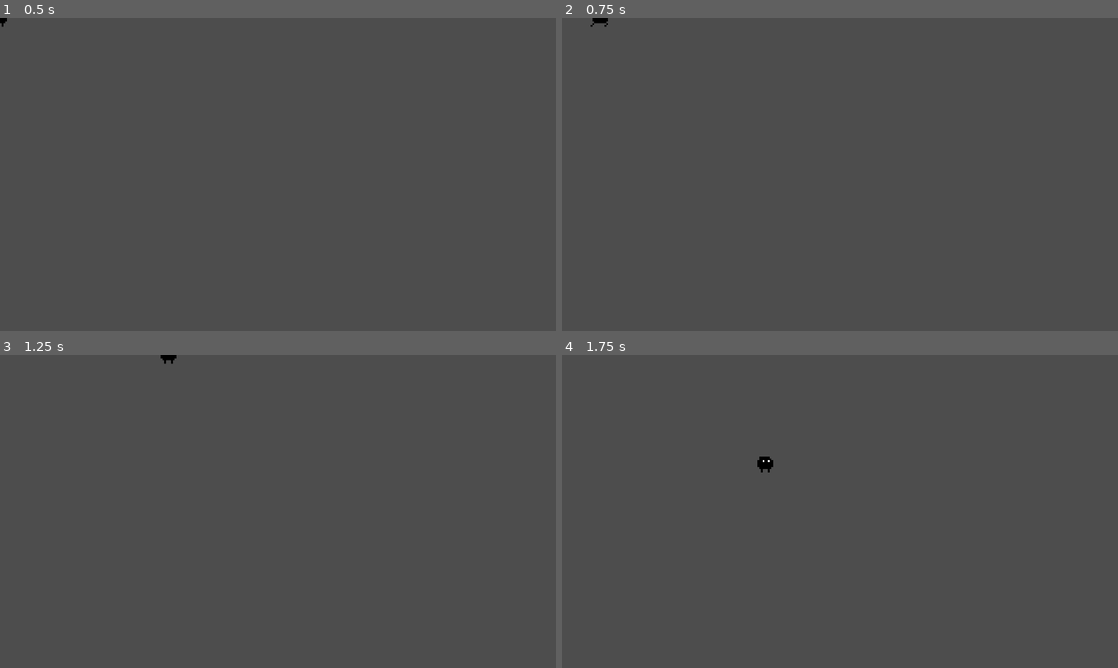
Above: before the commit, frames 1-4 (two rows, left to right).
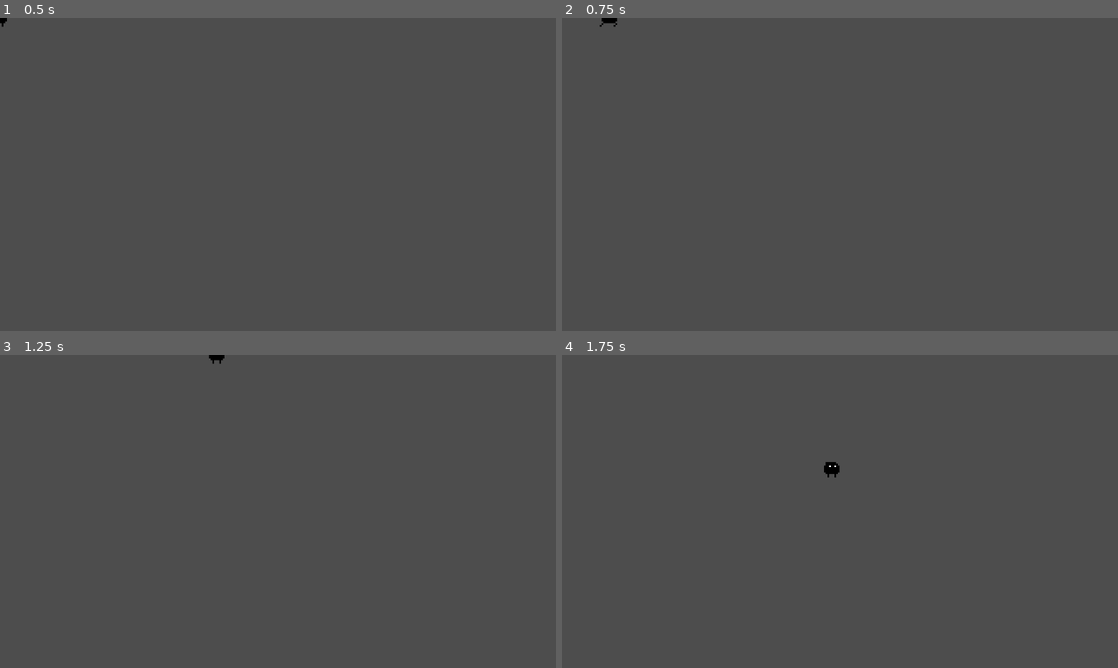
Above: after the commit, the same moments.

Repository: OAVideoGameDevelopment/Phoenix
Game: Godot game, scene res://Main.tscn
Two runs of this game, one before a commit and one after it. Both use one fixed random seed, a clock stepped at 60 frames per second and the inputs below.
Inputs:
- Up to frame 1 (0.5 s): no input
- Up to frame 2 (0.75 s): tap Enter at 0.5 s; hold D (move_right) from 0.53 s (still down); hold Shift (sprint, bound only after the commit) from 0.53 s (still down); tap Q (ability1, bound only after the commit) at 0.6 s
- Up to frame 3 (1.25 s): keep holding D (move_right); keep holding Shift (sprint, bound only after the commit)
- Up to frame 4 (1.75 s): release D (move_right) at 1.28 s; release Shift (sprint, bound only after the commit) at 1.28 s; hold S (move_down) from 1.28 s (still down); tap Shift (sprint, bound only after the commit) at 1.35 s; tap Q (ability1, bound only after the commit) at 1.55 s

Frame 1 is identical in both runs. In frame 2, less than 0.1% of the frame differs, in the area x 5-10%, y 0-3%; in frame 3, 0.1%; in frame 4, 0.2%, in the area x 35-50%, y 32-40%.

Commit message:
Completed Ability Frameworks
Sprint + Sample ability added
They can level up!

Diff:
--- /dev/null
+++ b/Ability/OtherAbilities/practice_ability.gd
@@ -0,0 +1,13 @@
+extends AbilityLogic
+
+func use(user):
+	print(data.name + " has started.")
+	data.add_exp(50)
+	pass
+
+func stop_use(user):
+	print(data.name+" has stopped.")
+	pass
+
+func while_use(user, delta: float):
+	pass
--- /dev/null
+++ b/Ability/OtherAbilities/practice_ability.tres
@@ -0,0 +1,15 @@
+[gd_resource type="Resource" load_steps=4 format=3 uid="uid://c4sd6smpa721x"]
+
+[ext_resource type="Script" uid="uid://cdrbhji2r6eti" path="res://Ability/ability.gd" id="1_70usm"]
+[ext_resource type="Script" uid="uid://ckychlwohd8nf" path="res://Ability/OtherAbilities/practice_ability.gd" id="1_i4u7c"]
+
+[sub_resource type="Resource" id="Resource_itdyd"]
+script = ExtResource("1_70usm")
+name = "Practice Ability"
+base_damage = 1000.0
+metadata/_custom_type_script = "uid://cdrbhji2r6eti"
+
+[resource]
+script = ExtResource("1_i4u7c")
+data = SubResource("Resource_itdyd")
+metadata/_custom_type_script = "uid://c14dw11f4rkhi"
--- a/Ability/OtherAbilities/sprint_ability.gd
+++ b/Ability/OtherAbilities/sprint_ability.gd
@@ -1,13 +1,11 @@
 extends AbilityLogic
 
 func use(user):
-	#if (ability_active == false): return
-	#ability_active = true
-	user.speed_multiplier = 1.5 + (data.level * 0.1)
+	print("started sprinting")
 
-func while_use(user):
-	data.add_exp(1)
+func while_use(user, delta):
+	data.add_exp(20 * delta)
 
 func stop_use(user):
-	#ability_active = false
-	user.speed_multiplier = 1
+	print("stopped sprinting")
+	pass
--- /dev/null
+++ b/Ability/OtherAbilities/sprint_ability.tres
@@ -0,0 +1,14 @@
+[gd_resource type="Resource" load_steps=4 format=3 uid="uid://wwa6n3kvae7i"]
+
+[ext_resource type="Script" uid="uid://cdrbhji2r6eti" path="res://Ability/ability.gd" id="1_80pgq"]
+[ext_resource type="Script" uid="uid://bym661bu8r72n" path="res://Ability/OtherAbilities/sprint_ability.gd" id="2_0q0tn"]
+
+[sub_resource type="Resource" id="Resource_t24na"]
+script = ExtResource("1_80pgq")
+name = "Sprint"
+metadata/_custom_type_script = "uid://cdrbhji2r6eti"
+
+[resource]
+script = ExtResource("2_0q0tn")
+data = SubResource("Resource_t24na")
+metadata/_custom_type_script = "uid://c14dw11f4rkhi"
--- a/Ability/ability.gd
+++ b/Ability/ability.gd
@@ -26,6 +26,7 @@
 		exp -= exp_to_level
 		level += 1
 		exp_to_level = level * exp_scaling
+		print(name+" has leveled up to Level "+str(level))
 
 
 # Called when the node enters the scene tree for the first time.
--- a/Ability/ability_logic.gd
+++ b/Ability/ability_logic.gd
@@ -1,4 +1,4 @@
-extends Node
+extends Resource
 class_name AbilityLogic
 
 @export var data: AbilityData
--- a/Base/character_stats.gd
+++ /dev/null
@@ -1,8 +0,0 @@
-extends Resource
-class_name CharacterStats
-
-@export var max_health := 100
-@export var max_stamina := 100 # lowkey don't know if we're using stamin or not :sob:
-@export var attack_power := 10
-@export var defense := 2
-@export var speed := 200
--- a/Base/stats_logic.gd
+++ /dev/null
@@ -1,19 +0,0 @@
-extends Node
-@export var data : CharacterStats
-var health := 0
-var stamina := 0
-var speed := 0
-
-# Called when the node enters the scene tree for the first time.
-func _ready() -> void:
-	health = data.max_health
-	speed = data.speed
-	stamina = data.max_stamina
-
-func take_damage(amount):
-	health -= amount
-	if health <= 0:
-		die()
-
-func die():
-	get_parent().queue_free()
--- a/Player/Player.tscn
+++ b/Player/Player.tscn
@@ -6,10 +6,10 @@
 [ext_resource type="Resource" uid="uid://dvyc820lqfjrx" path="res://Player/DefaultPlayerCharacter.tres" id="3_vcj7w"]
 [ext_resource type="Texture2D" uid="uid://cjooboer2dbvg" path="res://Player/test_attack-Sheet.png" id="6_1m13p"]
 [ext_resource type="Script" uid="uid://c2e8n7ejelcjv" path="res://Player/player_movement.gd" id="8_ip4se"]
-[ext_resource type="Script" uid="uid://dok7riwyll54e" path="res://Base/stats_logic.gd" id="8_s1rgi"]
+[ext_resource type="Resource" uid="uid://wwa6n3kvae7i" path="res://Ability/OtherAbilities/sprint_ability.tres" id="8_p7tob"]
 [ext_resource type="Script" uid="uid://b1ogharj5fnex" path="res://Player/player_default.gd" id="8_u63yy"]
-[ext_resource type="Script" uid="uid://cpsdfxvk7n8cb" path="res://Base/character_stats.gd" id="9_j23h2"]
-[ext_resource type="Script" uid="uid://g8nsp75yfies" path="res://Player/ability_manager.gd" id="10_0j2ni"]
+[ext_resource type="Script" uid="uid://b5pm23s8n8nke" path="res://Player/player_ability.gd" id="8_v0k0e"]
+[ext_resource type="Resource" uid="uid://c4sd6smpa721x" path="res://Ability/OtherAbilities/practice_ability.tres" id="9_5wa8t"]
 
 [sub_resource type="AtlasTexture" id="AtlasTexture_3kltw"]
 atlas = ExtResource("3_lnawk")
@@ -184,10 +184,6 @@
 &"walk": SubResource("Animation_13m0h")
 }
 
-[sub_resource type="Resource" id="Resource_0j2ni"]
-script = ExtResource("9_j23h2")
-metadata/_custom_type_script = "uid://cpsdfxvk7n8cb"
-
 [node name="Player" type="CharacterBody2D" groups=["Bodies", "Player"]]
 collision_layer = 2
 collision_mask = 5
@@ -245,10 +241,11 @@
 actor = NodePath("../..")
 animator = NodePath("../../AnimatedSprite2D")
 animation = NodePath("../../AnimationPlayer")
-
-[node name="Stats" type="Node" parent="."]
-script = ExtResource("8_s1rgi")
-data = SubResource("Resource_0j2ni")
-
-[node name="AbilityManager" type="Node" parent="."]
-script = ExtResource("10_0j2ni")
+movementAbility = ExtResource("8_p7tob")
+
+[node name="PlayerAbility" type="Node" parent="FiniteStateMachine" node_paths=PackedStringArray("actor", "animator", "animation")]
+script = ExtResource("8_v0k0e")
+actor = NodePath("../..")
+animator = NodePath("../../AnimatedSprite2D")
+animation = NodePath("../../AnimationPlayer")
+ability = ExtResource("9_5wa8t")
--- a/Player/player.gd
+++ b/Player/player.gd
@@ -18,17 +18,24 @@
 @onready var fsm: FiniteStateMachine = $FiniteStateMachine
 @onready var player_movement: PlayerMovement = $FiniteStateMachine/PlayerMovement
 @onready var player_default: PlayerDefault = $FiniteStateMachine/PlayerDefault
+@onready var player_ability : PlayerAbility = $FiniteStateMachine/PlayerAbility
 
 func _ready() -> void:
 	# FSM Signals
 	default_signals()
 	movement_signals()
+	ability_signals()
 
 func movement_signals() -> void:
 	player_movement.default.connect(fsm.change_state.bind(player_default))
+	player_movement.ability.connect(fsm.change_state.bind(player_ability))
 
 func default_signals() -> void:
 	player_default.walk.connect(fsm.change_state.bind(player_movement))
+	player_default.ability.connect(fsm.change_state.bind(player_ability))
+
+func ability_signals() -> void:
+	player_ability.default.connect(fsm.change_state.bind(player_default))
 
 func _physics_process(_delta: float) -> void:
 	move_and_slide()
--- /dev/null
+++ b/Player/player_ability.gd
@@ -0,0 +1,36 @@
+extends State
+class_name PlayerAbility
+
+@export var actor: Player
+@export var animator: AnimatedSprite2D
+@export var animation: AnimationPlayer
+
+@export var ability : AbilityLogic
+
+signal default
+
+var timeStarted : float
+
+# Called when the node enters the scene tree for the first time.
+func _ready() -> void:
+	set_physics_process(false)
+	set_process(false)
+
+func _enter_state() -> void:
+	set_physics_process(true)
+	set_process(true)
+	timeStarted = Time.get_ticks_msec()
+	ability.use(actor)
+
+func _exit_state() -> void:
+	set_process(false)
+	set_physics_process(false)
+	ability.stop_use(actor)
+
+# Called every frame. 'delta' is the elapsed time since the previous frame.
+func _process(delta: float) -> void:
+	if (Time.get_ticks_msec() - timeStarted > ability.data.cooldown * 1000):
+		default.emit()
+		return
+	ability.while_use(actor, delta)
+	pass
--- a/Player/player_default.gd
+++ b/Player/player_default.gd
@@ -2,6 +2,7 @@
 extends State
 
 signal walk
+signal ability
 
 @export var actor: Player
 @export var animation: AnimationPlayer
@@ -21,10 +22,17 @@
 	var input_axis_y := Input.get_axis("move_up", "move_down")
 	handle_friction_x(input_axis_x,delta)
 	handle_friction_y(input_axis_y,delta)
+
 	animator.play("idle")
 
 	# Cases
-	if (input_axis_x != 0 or input_axis_y != 0): walk.emit()
+	if (input_axis_x != 0 or input_axis_y != 0):
+		walk.emit()
+		return
+
+	if (Input.is_action_just_pressed("ability1")):
+		ability.emit()
+		return
 
 func handle_friction_x(input_axis: float, delta: float) -> void:
 	if (input_axis == 0):
--- a/Player/player_movement.gd
+++ b/Player/player_movement.gd
@@ -4,8 +4,12 @@
 @export var actor: Player
 @export var animator: AnimatedSprite2D
 @export var animation: AnimationPlayer
+@export var movementAbility : AbilityLogic
 
 signal default
+signal ability
+
+var speedMultiplier : float = 1
 
 func _ready() -> void:
 	set_physics_process(false)
@@ -22,6 +26,7 @@
 func _physics_process(delta: float) -> void:
 	var input_axis_x := Input.get_axis("move_left", "move_right")
 	var input_axis_y := Input.get_axis("move_up", "move_down")
+	handle_sprint(delta)
 	handle_acceleration_x(input_axis_x,delta)
 	handle_acceleration_y(input_axis_y,delta)
 	handle_friction_x(input_axis_x,delta)
@@ -34,11 +39,11 @@
 
 func handle_acceleration_x(input_axis: float, delta: float) -> void:
 	if (input_axis != 0):
-		actor.velocity.x = move_toward(actor.velocity.x, input_axis * actor.character_data.speed, actor.character_data.acceleration * delta)
+		actor.velocity.x = move_toward(actor.velocity.x, input_axis * actor.character_data.speed * speedMultiplier, actor.character_data.acceleration * delta)
 
 func handle_acceleration_y(input_axis: float, delta: float) -> void:
 	if (input_axis != 0):
-		actor.velocity.y = move_toward(actor.velocity.y, input_axis * actor.character_data.speed, actor.character_data.acceleration * delta)
+		actor.velocity.y = move_toward(actor.velocity.y, input_axis * actor.character_data.speed * speedMultiplier, actor.character_data.acceleration * delta)
 
 func handle_friction_x(input_axis: float, delta: float) -> void:
 	if (input_axis == 0):
@@ -48,5 +53,19 @@
 	if (input_axis == 0):
 		actor.velocity.y = move_toward(actor.velocity.y, 0, actor.character_data.friction * delta)
 
+func handle_sprint(delta : float):
+	if (Input.is_action_just_pressed("sprint")):
+		movementAbility.use(actor)
+
+	if (Input.is_action_pressed("sprint")):
+		speedMultiplier = 1.3
+		movementAbility.while_use(actor, delta)
+	else:
+		speedMultiplier = 1
+
+	if (Input.is_action_just_released("sprint")):
+		speedMultiplier = 1
+		movementAbility.stop_use(actor)
+
 func update_animation() -> void:
 	animator.play("walk")
--- a/project.godot
+++ b/project.godot
@@ -58,6 +58,16 @@
 , Object(InputEventKey,"resource_local_to_scene":false,"resource_name":"","device":-1,"window_id":0,"alt_pressed":false …(186 unchanged characters)…
 ]
 }
+ability1={
+"deadzone": 0.2,
+"events": [Object(InputEventKey,"resource_local_to_scene":false,"resource_name":"","device":-1,"window_id":0,"alt_pressed":false,"shift_pressed":false,"ctrl_pressed":false,"meta_pressed":false,"pressed":false,"keycode":0,"physical_keycode":81,"key_label":0,"unicode":113,"location":0,"echo":false,"script":null)
+]
+}
+sprint={
+"deadzone": 0.2,
+"events": [Object(InputEventKey,"resource_local_to_scene":false,"resource_name":"","device":-1,"window_id":0,"alt_pressed":false,"shift_pressed":false,"ctrl_pressed":false,"meta_pressed":false,"pressed":false,"keycode":0,"physical_keycode":4194325,"key_label":0,"unicode":0,"location":0,"echo":false,"script":null)
+]
+}
 
 [rendering]
 
Not shown, added: Ability/OtherAbilities/practice_ability.gd.uid
Not shown, removed: Base/character_stats.gd.uid
Not shown, removed: Base/stats_logic.gd.uid
Not shown: 1 places in Player/Player.tscn that only renumber resources
Not shown, added: Player/player_ability.gd.uid
